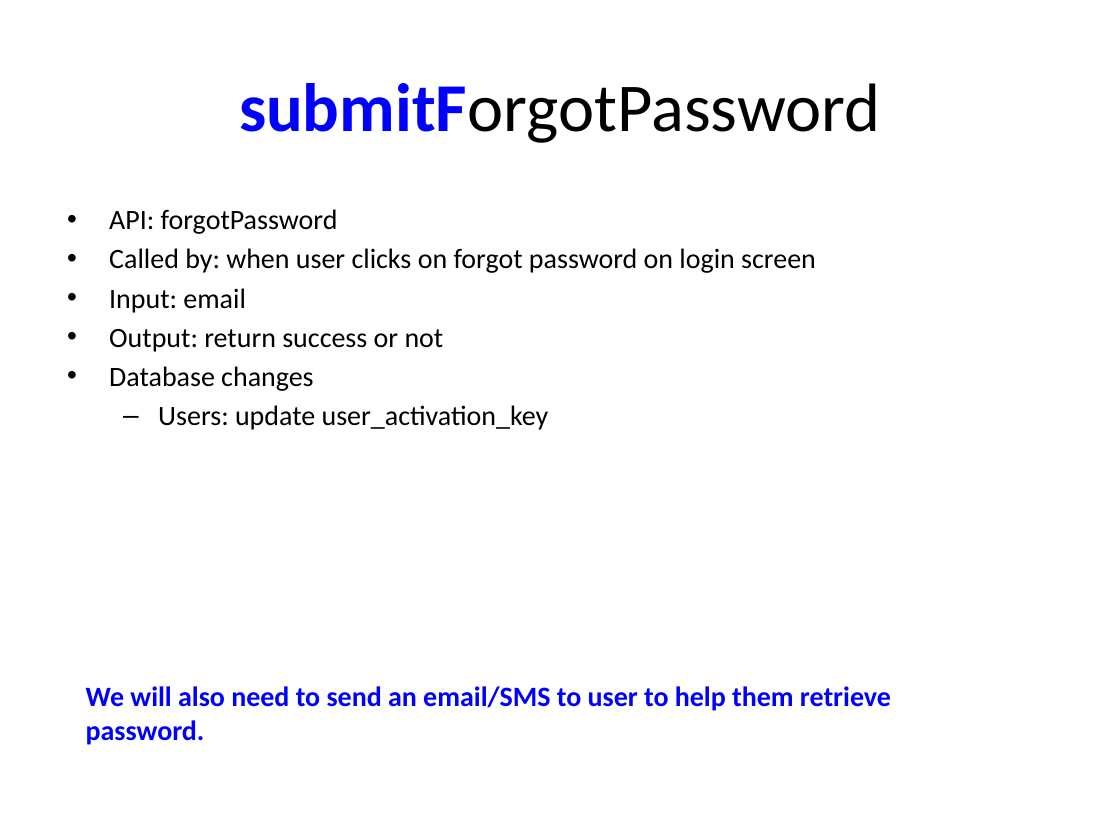
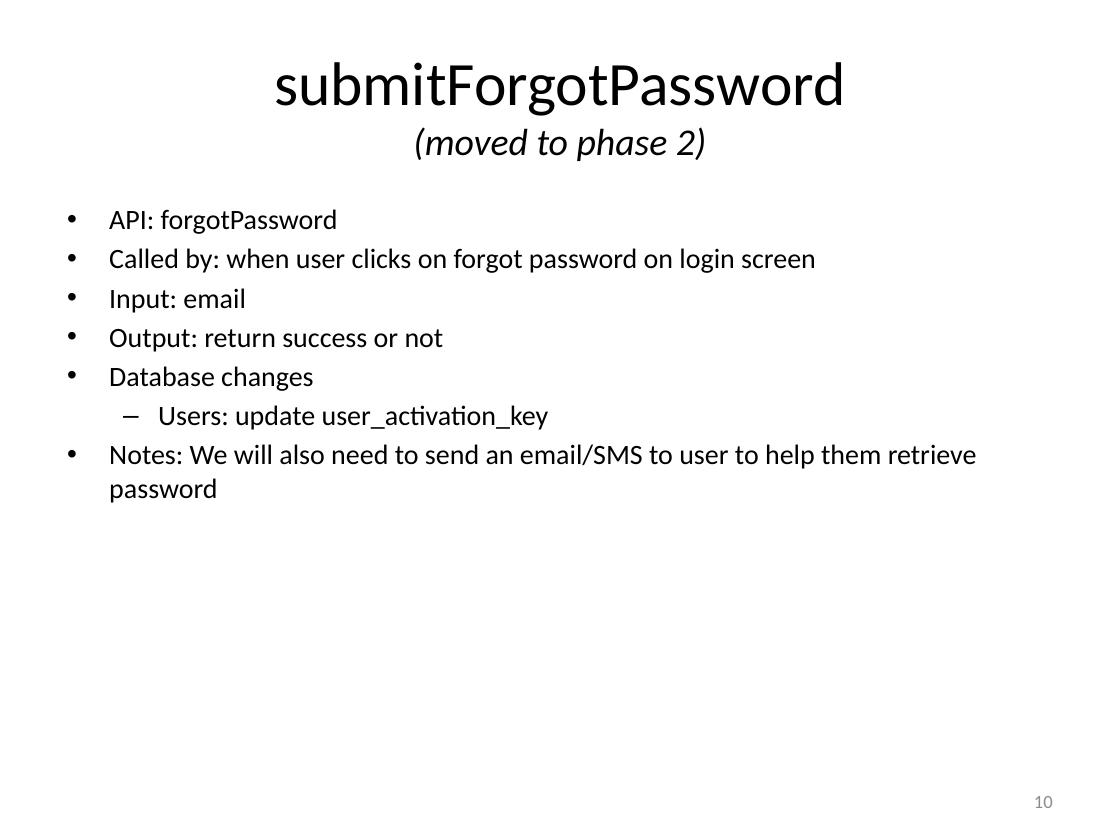
Before and after one commit to catalonia/mob, a slide deck: slide 10 of ws/WS Design Docs/API_Listing.pptx. Drawn at 1120x840 pixels with LibreOffice and Linux fonts; fonts in the diff are those of the drawing. Boxes give left, top, right and bottom in pixels: in the first picture for what was removed or moved away, otherwise in the second. Text is boxed around its words. In the diff, an @@ line names an element or a change of style, - is before the commit and + after.

```diff
--- a/ws/WS Design Docs/API_Listing.pptx
+++ b/ws/WS Design Docs/API_Listing.pptx
@@ title at (274, 62, 846, 161): text changed; size 44 to 39.6 pt @@
-submitForgotPassword
+submitForgotPassword
+(moved to phase 2)
@@ text at (109, 444, 977, 503): paragraph added @@
+• Notes: We will also need to send an email/SMS to user to help them retrieve password
@@ text removed at (86, 686, 891, 745) @@
-We will also need to send an email/SMS to user to help them retrieve password.
@@ page number added at (1034, 796, 1053, 808), 12 pt, text #8C8C8C @@
+10
```
Also in this commit, not shown: 29 other slides changed, 7 slides added, 2 slides removed.
